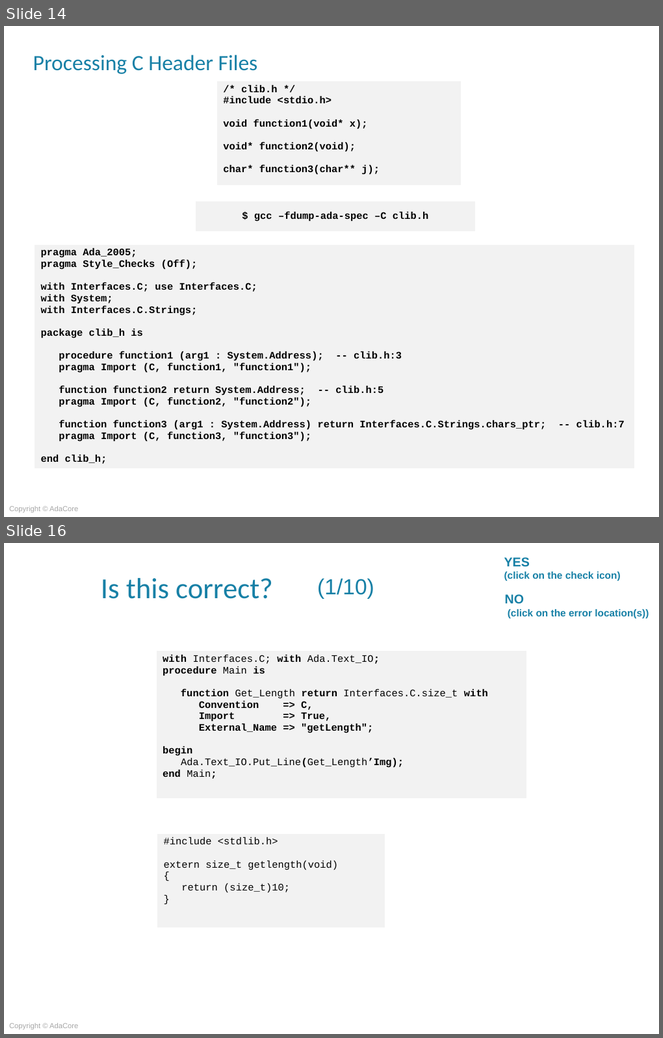
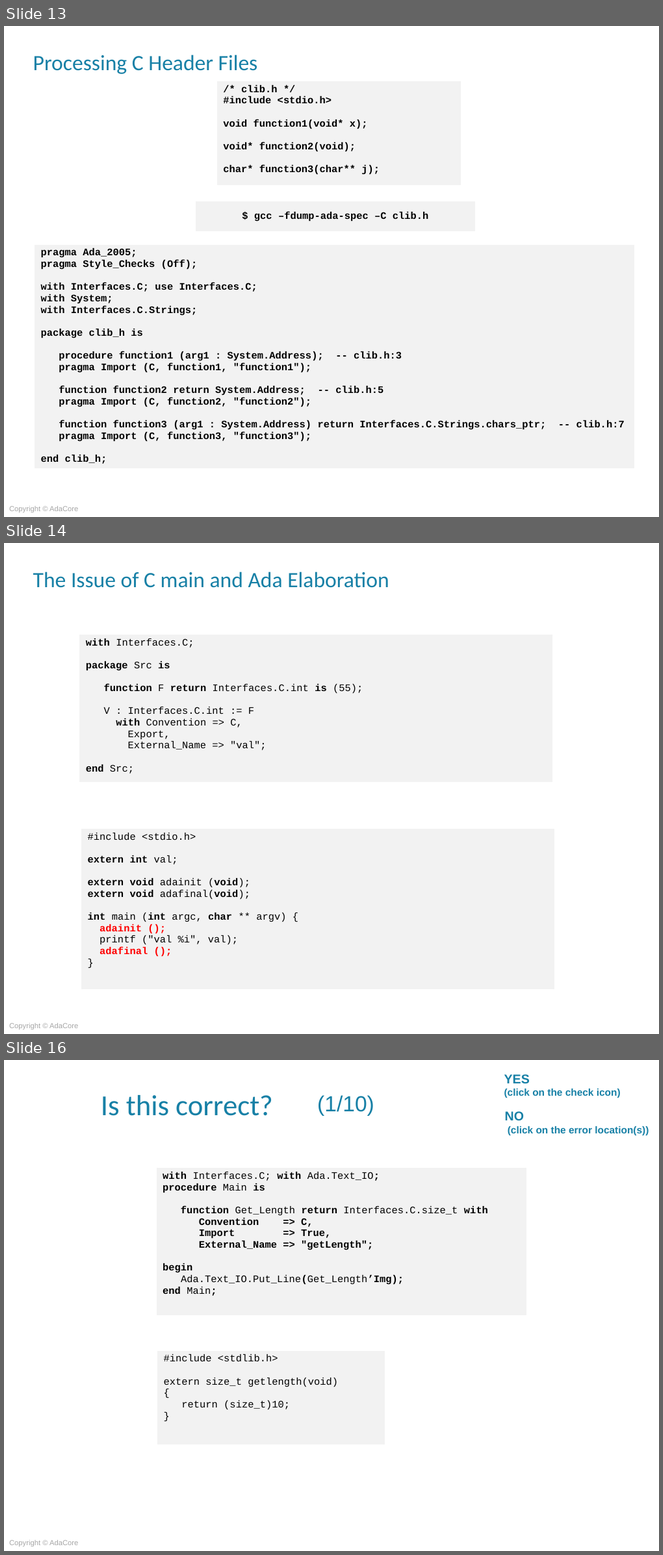
Before and after one commit to AdaCoreU/Courses, a slide deck: lectures/04_Mixed_Language_Programming_In_Ada/02_Ada_and_C/Slides/02_Ada_And_C.pptx. Shown one above the other, each under a label of ours: slides 14 and 16 before the commit, slides 13, 14 and 16 after it; the slides between them are not shown. The pictures are 663x1038 and 663x1555 pixels, drawn with LibreOffice and Linux fonts; fonts in the diff are those of the drawing; background and template pictures are left out. Boxes give left, top, right and bottom in pixels: in the first picture for what was removed or moved away, otherwise in the second. Text is boxed around its words. In the diff, an @@ line names an element or a change of style, - is before the commit and + after.

Commit message:
updated elaboration discussion

```diff
--- a/lectures/04_Mixed_Language_Programming_In_Ada/02_Ada_and_C/Slides/02_Ada_And_C.pptx
+++ b/lectures/04_Mixed_Language_Programming_In_Ada/02_Ada_and_C/Slides/02_Ada_And_C.pptx
@@ slide 14 added at [4, 543, 659, 1034], background picture (left out); not listed: 1 template element that a slide beside it also shows @@
@@ title added at [33, 572, 389, 588], 24 pt, text #1780A6 @@
+The Issue of C main and Ada Elaboration
@@ table added at [79, 634, 553, 785], 1 rows, 1 columns @@
+with Interfaces.C; / package Src is / function F return Interfaces.C.int is (55); / V : Interfaces.C.int := F / with Convention => C, / Export, / External_Name => "val"; / end Src;
@@ table added at [81, 828, 555, 990], 1 rows, 1 columns @@
+#include <stdio.h> / extern int val; / extern void adainit (void); / extern void adafinal(void); / int main (int argc, char ** argv) { / adainit (); / printf ("val %i", val); / adafinal (); / }
@@ what was slide 14 is now slide 13 @@
```
Also in this commit, not shown: 3 slides changed, 1 slide removed.
